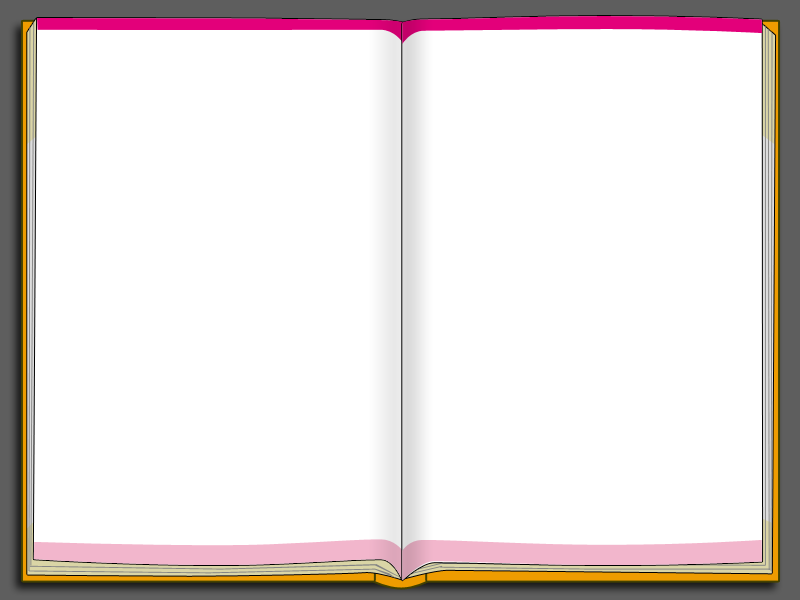
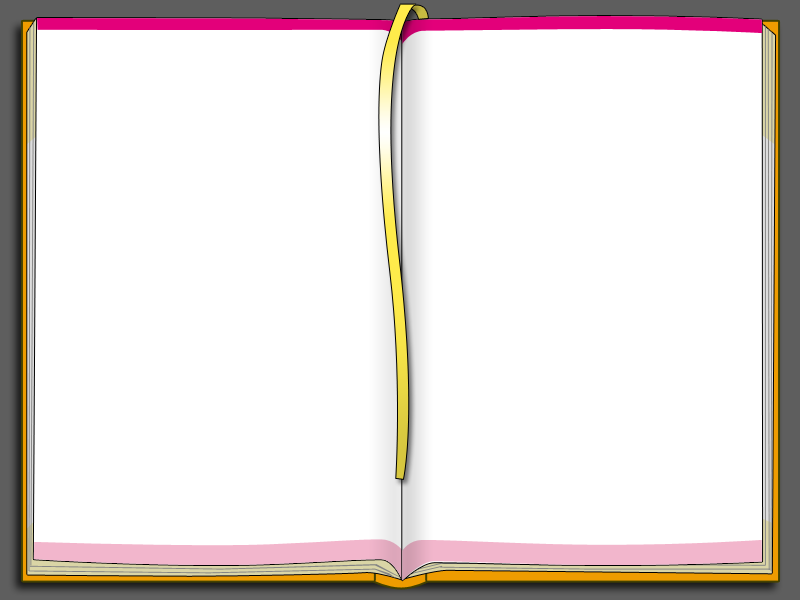
Layer changes from the first w=800, h=600 image to the second:
showed group "закладка" (6 layers) over [377, 3, 429, 487]
